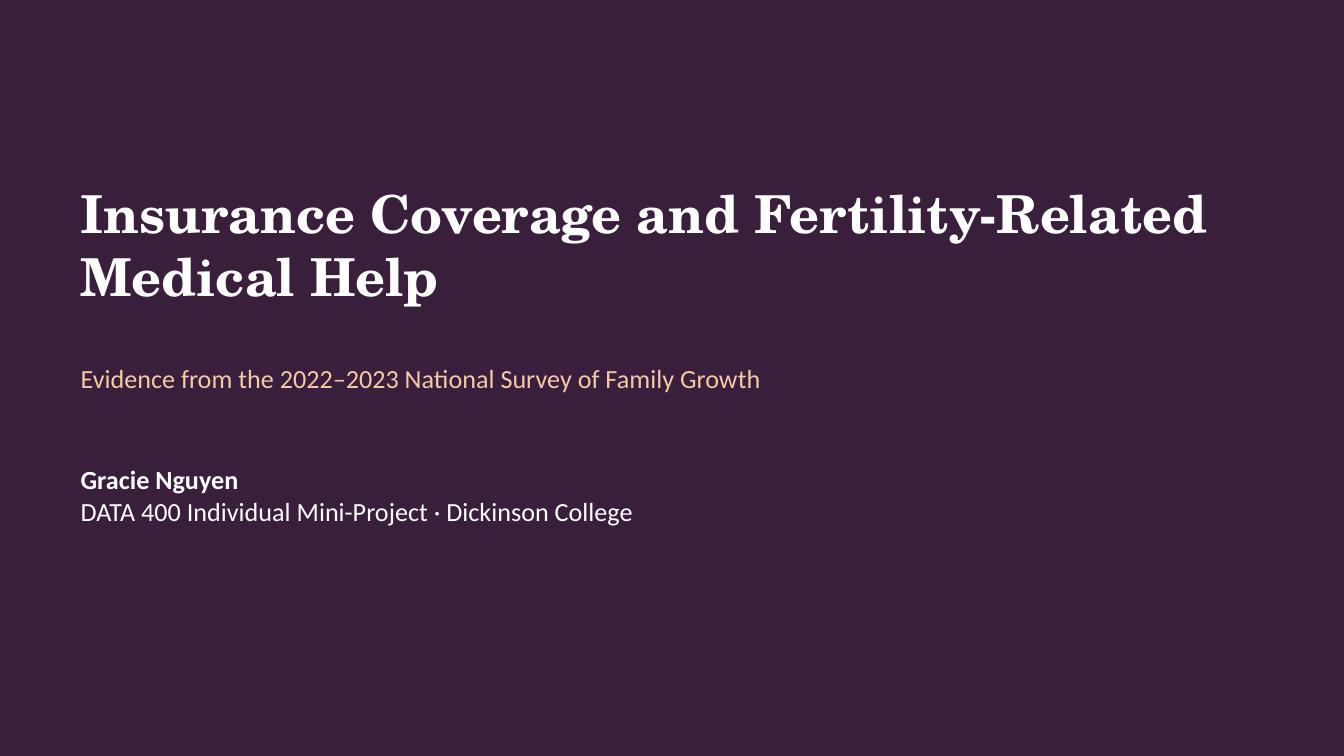
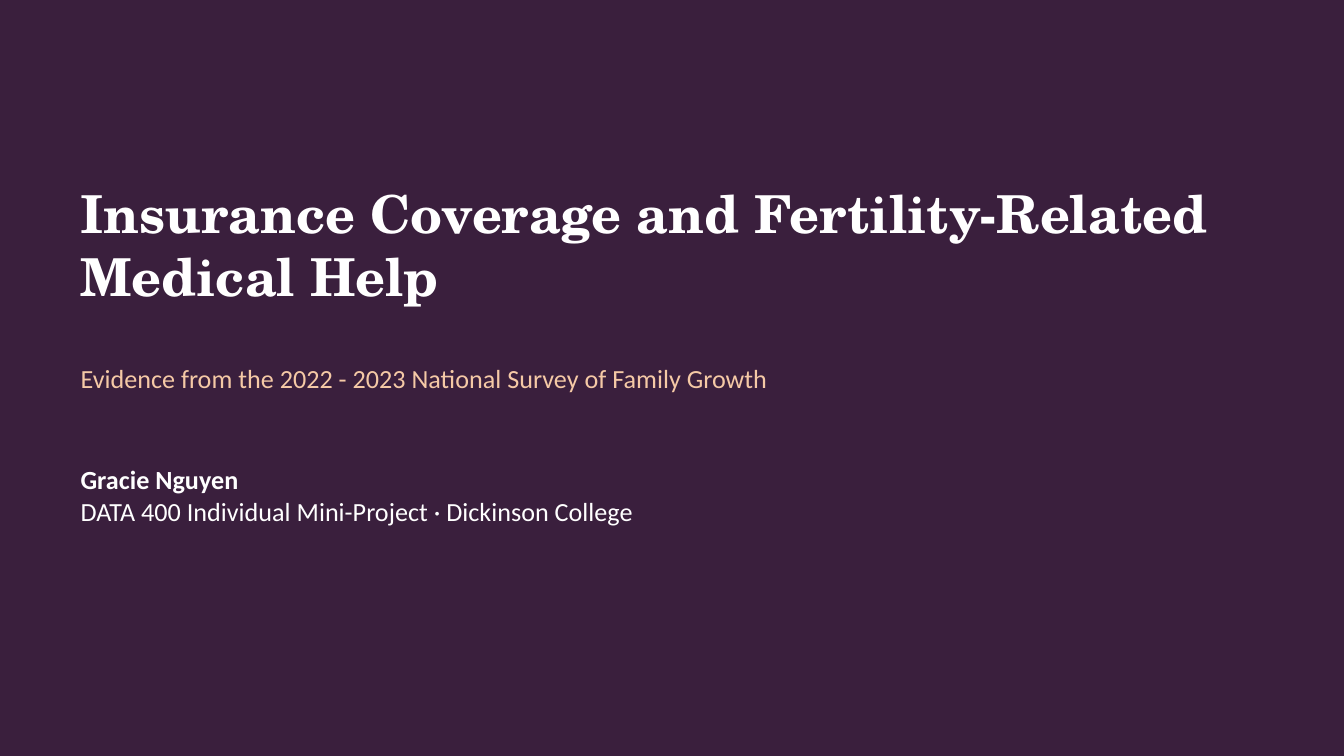
Before and after one commit to gracienl/reproductive-health-analysis, a slide deck: slide 1 of presentation/insurance fertility.pptx. Drawn at 1344x756 pixels with LibreOffice and Linux fonts; fonts in the diff are those of the drawing. Boxes give left, top, right and bottom in pixels: in the first picture for what was removed or moved away, otherwise in the second. Text is boxed around its words. In the diff, an @@ line names an element or a change of style, - is before the commit and + after.

```diff
--- a/presentation/insurance fertility.pptx
+++ b/presentation/insurance fertility.pptx
@@ text at box(81, 370, 767, 392): text changed @@
-Evidence from the 2022–2023 National Survey of Family Growth
+Evidence from the 2022 - 2023 National Survey of Family Growth
```
Also in this commit, not shown: 9 other slides changed, 1 slide removed, 3 other files.
